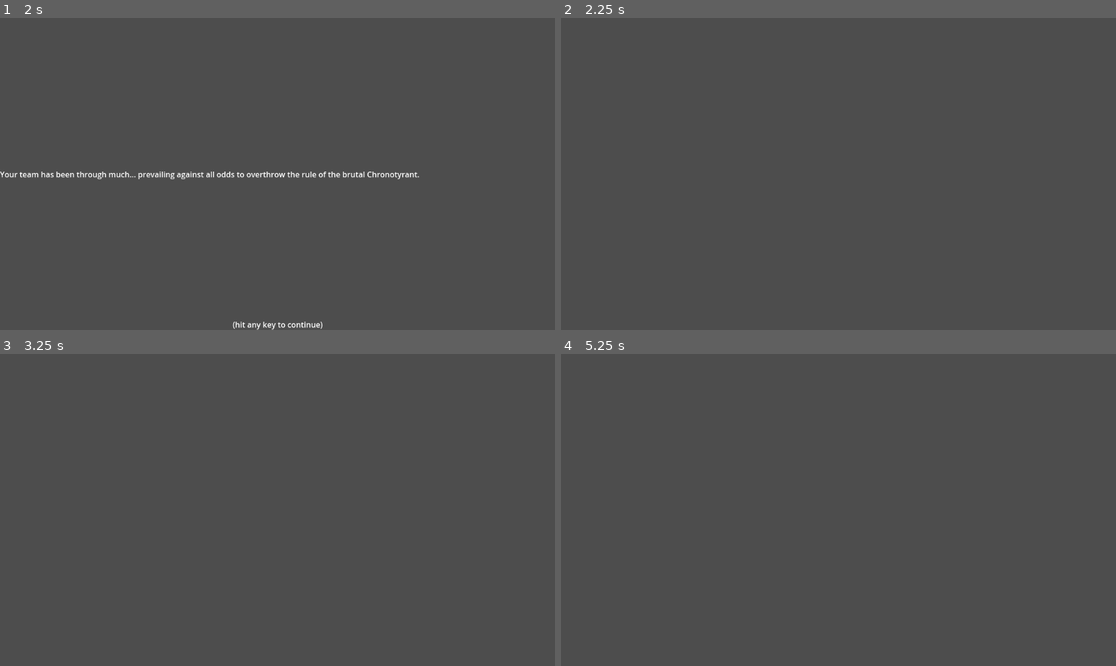
Above: before the commit, frames 1-4 (two rows, left to right).
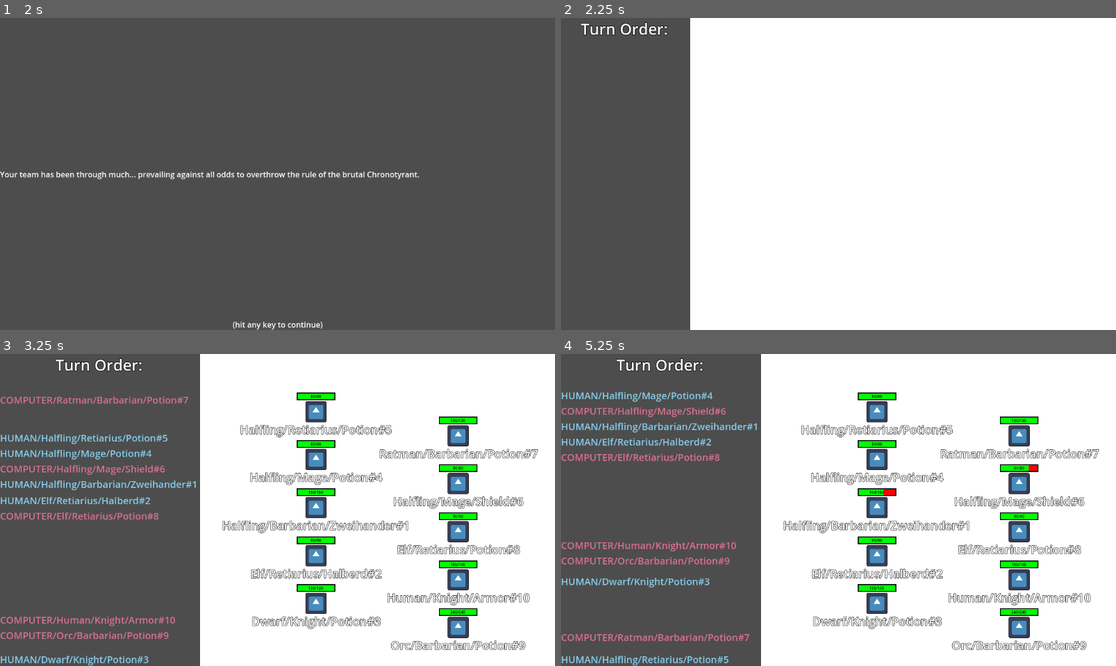
Above: after the commit, the same moments.

Repository: Habidakus/wild-jam-78-erase
Game: Godot game, scene res://Scenes/main.tscn
Two runs of this game, one before a commit and one after it. Both use one fixed random seed, a clock stepped at 60 frames per second and the inputs below. The engine's default icon, where the game draws it, is replaced by a stand-in: a white triangle on a blue panel in a dark square.
Inputs (mouse positions are in pixels of both pictures, inside the frame that each line leads up to):
- Up to frame 1 (2 s): tap Enter at 0.5 s; move the mouse to (399, 158) at 0.52 s; click (399, 158) at 0.67 s; click "Play" at 1.25 s
- Up to frame 2 (2.25 s): tap Enter at 2 s; move the mouse to (727, 189) at 2.02 s; click (727, 189) at 2.17 s
- Up to frame 3 (3.25 s): tap Enter at 2.75 s; move the mouse to (333, 441) at 2.77 s; click (333, 441) at 2.92 s
- Up to frame 4 (5.25 s): tap Space at 3.5 s; move the mouse to (810, 572) at 3.52 s; click (810, 572) at 3.67 s; move the mouse to (1005, 556) at 4.27 s; click (1005, 556) at 4.42 s; tap Enter at 5 s; move the mouse to (672, 463) at 5.02 s; click (672, 463) at 5.17 s

Frame 1 is identical in both runs. In frame 2, 77% of the frame differs, in the area x 3-100%, y 0-100%; in frame 3, 66%; in frame 4, 66%.

Commit message:
Added initial graphics for combat screen

Diff:
--- a/Scenes/main.tscn
+++ b/Scenes/main.tscn
@@ -15,6 +15,11 @@
 outline_size = 16
 outline_color = Color(0.00184107, 0.00184107, 0.00184107, 1)
 
+[sub_resource type="LabelSettings" id="LabelSettings_oxvky"]
+font_size = 32
+outline_size = 4
+outline_color = Color(0, 0, 0, 1)
+
 [node name="Main" type="Control"]
 layout_mode = 3
 anchors_preset = 15
@@ -85,7 +90,6 @@
 text = "Play"
 
 [node name="Game" type="Control" parent="OverStateMachine"]
-visible = false
 layout_mode = 3
 anchors_preset = 15
 anchor_right = 1.0
@@ -110,6 +114,7 @@
 script = ExtResource("5_d37js")
 
 [node name="LoopExposition" type="Control" parent="OverStateMachine/Game/GameStateMachine" node_paths=PackedStringArray("next_state")]
+visible = false
 layout_mode = 3
 anchors_preset = 15
 anchor_right = 1.0
@@ -147,7 +152,6 @@
 text = "(hit any key to continue)"
 
 [node name="Combat" type="Control" parent="OverStateMachine/Game/GameStateMachine"]
-visible = false
 layout_mode = 3
 anchors_preset = 15
 anchor_right = 1.0
@@ -156,6 +160,33 @@
 grow_vertical = 2
 script = ExtResource("7_pp03m")
 
+[node name="HBoxContainer" type="HBoxContainer" parent="OverStateMachine/Game/GameStateMachine/Combat"]
+layout_mode = 1
+anchors_preset = 15
+anchor_right = 1.0
+anchor_bottom = 1.0
+grow_horizontal = 2
+grow_vertical = 2
+
+[node name="VBoxContainer" type="VBoxContainer" parent="OverStateMachine/Game/GameStateMachine/Combat/HBoxContainer"]
+layout_mode = 2
+size_flags_horizontal = 3
+size_flags_stretch_ratio = 0.3
+
+[node name="Label" type="Label" parent="OverStateMachine/Game/GameStateMachine/Combat/HBoxContainer/VBoxContainer"]
+layout_mode = 2
+text = "Turn Order:"
+label_settings = SubResource("LabelSettings_oxvky")
+horizontal_alignment = 1
+
+[node name="TripSheet" type="VBoxContainer" parent="OverStateMachine/Game/GameStateMachine/Combat/HBoxContainer/VBoxContainer"]
+layout_mode = 2
+size_flags_vertical = 3
+
+[node name="Arena" type="ColorRect" parent="OverStateMachine/Game/GameStateMachine/Combat/HBoxContainer"]
+layout_mode = 2
+size_flags_horizontal = 3
+
 [node name="PostCombat" type="Control" parent="OverStateMachine/Game/GameStateMachine"]
 visible = false
 layout_mode = 3
--- a/Scenes/unit.tscn
+++ b/Scenes/unit.tscn
@@ -1,6 +1,6 @@
 [gd_scene load_steps=5 format=3 uid="uid://dvhgivu7rrrf5"]
 
-[ext_resource type="Script" path="res://Scripts/unit.gd" id="1_yojfi"]
+[ext_resource type="Script" path="res://Scripts/unit_graphics.gd" id="1_yojfi"]
 [ext_resource type="Texture2D" uid="uid://yn1j86y4tp3v" path="res://icon.svg" id="2_exdoo"]
 
 [sub_resource type="LabelSettings" id="LabelSettings_jvyq2"]
--- a/Scripts/attack_stats.gd
+++ b/Scripts/attack_stats.gd
@@ -135,25 +135,19 @@
 	else:
 		actor.next_attack += speed_multiple * actor.slowness
 
-	var dmg : float = damage
 	if stun > 0:
 		target.next_attack += damage * stun
-		dmg = (1.0 - stun) * damage
 
 	var new_bleed_ticks : bool = true if bleed_ticks > 0 && bleed_ticks > target.bleeding_ticks else false
+	var dmg : float = target.calculate_damage_from_attack(self)
 
 	if acts_on_allies:
 		target.current_health = min(target.current_health + dmg, target.max_health)
 		if target.bleeding_ticks > 0:
 			target.bleeding_ticks = 0
 	else:
-		if armor_piercing:
-			target.current_health -= dmg
-		elif dmg - target.armor > 1:
-			target.current_health -= (dmg - target.armor)
-		else:
-			# Armor blocked bleeding ticks
-			target.current_health -= 1
+		target.current_health -= dmg
+		if dmg <= 1:
 			new_bleed_ticks = false
 		if new_bleed_ticks:
 			target.bleeding_ticks = bleed_ticks
--- a/Scripts/game.gd
+++ b/Scripts/game.gd
@@ -166,19 +166,108 @@
 				computer_count += 1
 	return human_count == 0 || computer_count == 0
 
+var trip_sheet_labels : Dictionary # <unit id, label>
+func ready_trip_sheet() -> void:
+	if trip_sheet_labels.is_empty():
+		return
+
+	for unitID : int in trip_sheet_labels.keys():
+		(trip_sheet_labels[unitID] as Label).queue_free()
+	trip_sheet_labels.clear()
+
+func update_trip_sheet() -> void:
+	var trip_sheet : VBoxContainer = find_child("TripSheet") as VBoxContainer
+	var sort_order : Array
+	for unit : UnitStats in game_state.units:
+		if !trip_sheet_labels.has(unit.id):
+			var label : Label = Label.new()
+			label.label_settings = LabelSettings.new()
+			label.label_settings.font_color = Color.SKY_BLUE if unit.side == UnitStats.Side.HUMAN else Color.PALE_VIOLET_RED
+			label.label_settings.font_size = 20
+			label.vertical_alignment = VERTICAL_ALIGNMENT_BOTTOM
+			label.size_flags_vertical = Control.SIZE_EXPAND_FILL
+			label.size_flags_stretch_ratio = 2
+			label.text = unit.unit_name
+			trip_sheet_labels[unit.id] = label
+		var unit_label : Label = trip_sheet_labels[unit.id]
+		if trip_sheet.get_children().has(unit_label):
+			trip_sheet.remove_child(unit_label)
+		if !unit.is_alive():
+			unit_label.hide()
+		else:
+			sort_order.append([unit.next_attack, unit.id])
+	if sort_order.is_empty():
+		return
+	sort_order.sort_custom(func(a, b) : return a[0] < b[0])
+	var start_time : float = sort_order[0][0]
+	var prev_time : float = start_time - 1.0
+	for entry in sort_order:
+		var label : Label = trip_sheet_labels[entry[1]]
+		#var unit : UnitStats = game_state.get_unit_by_id(entry[1])
+		label.size_flags_stretch_ratio = entry[0] - prev_time
+		prev_time = entry[0]
+		trip_sheet.add_child(label)
+
+var battle_space_figures : Dictionary # <unit id, UnitGraphics>
+func ready_battle_space() -> void:
+	if battle_space_figures.is_empty():
+		return
+
+	for unitID : int in battle_space_figures.keys():
+		(battle_space_figures[unitID] as UnitGraphics).queue_free()
+	battle_space_figures.clear()
+
+func update_battle_space() -> void:
+	var arena : ColorRect = find_child("Arena") as ColorRect
+	var hero_count : int = 1
+	var foe_count : int = 1
+	for unit : UnitStats in game_state.units:
+		if !battle_space_figures.has(unit.id):
+			var unit_graphics : UnitGraphics = UnitGraphics.create()
+			var unit_name : String = unit.unit_name
+			if unit_name.begins_with("HUMAN/"):
+				unit_name = unit_name.substr(6)
+			elif unit_name.begins_with("COMPUTER/"):
+				unit_name = unit_name.substr(9)
+			unit_graphics.set_unit_name(unit_name)
+			battle_space_figures[unit.id] = unit_graphics
+			arena.add_child(unit_graphics)
+			var column_width : float = arena.size.x / 3.0
+			var row_height : float = arena.size.y / ((game_state.units.size() / 2.0) + 1.5)
+			unit_graphics.position.x = column_width if unit.side == UnitStats.Side.HUMAN else column_width * 2
+			if unit.side == UnitStats.Side.HUMAN:
+				unit_graphics.position.y = hero_count * row_height
+				hero_count += 1
+			else:
+				unit_graphics.position.y = (foe_count + 0.5) * row_height
+				foe_count += 1
+	for unit : UnitStats in game_state.units:
+		var unit_graphics : UnitGraphics = battle_space_figures[unit.id]
+		unit_graphics.set_health(unit.current_health, unit.max_health)
+
+func setup_game_state() -> void:
+	assert(game_state == null)
+	var units : Array[UnitStats]
+	units.append_array(heroes)
+	units.append_array(foes)
+	var side_to_go_next : UnitStats.Side = UnitStats.select_lowest(units, func(a : UnitStats) : return a.get_time_until_action()).side
+	var who_just_went : UnitStats.Side = UnitStats.get_other_side(side_to_go_next)
+	var cgs : EGameState.CalculusGetScore = hero_cgs if who_just_went == UnitStats.Side.HUMAN else foe_cgs
+	var cds : EGameState.CalculusDiffScore = hero_cds if who_just_went == UnitStats.Side.HUMAN else foe_cds
+	game_state = EGameState.create(who_just_went, units, cgs, cds)
+
 var round_count : int = 0
 func run_one_turn() -> void:
 	const depth : int = 8
 	if game_state == null:
+		ready_trip_sheet()
+		ready_battle_space()
 		round_count = 0
-		var units : Array[UnitStats]
-		units.append_array(heroes)
-		units.append_array(foes)
-		var side_to_go_next : UnitStats.Side = UnitStats.select_lowest(units, func(a : UnitStats) : return a.get_time_until_action()).side
-		var who_just_went : UnitStats.Side = UnitStats.get_other_side(side_to_go_next)
-		var cgs : EGameState.CalculusGetScore = hero_cgs if who_just_went == UnitStats.Side.HUMAN else foe_cgs
-		var cds : EGameState.CalculusDiffScore = hero_cds if who_just_went == UnitStats.Side.HUMAN else foe_cds
-		game_state = EGameState.create(who_just_went, units, cgs, cds)
+		setup_game_state()
+		update_trip_sheet()
+		update_battle_space()
+		return
+
 	var best_action = calc.get_best_action(game_state, depth) as EAction
 	#if best_action.attack != null:
 		#print(str(best_action))
@@ -194,4 +283,6 @@
 				#print("Wrote to " + fileAccess.get_path_absolute())
 				#pass
 	game_state = best_action.resulting_state
+	update_trip_sheet()
+	update_battle_space()
 	round_count += 1
--- a/Scripts/gamestate_combat.gd
+++ b/Scripts/gamestate_combat.gd
@@ -1,6 +1,8 @@
 class_name Combat extends StateMachineState
 
 var game : Game = null
+const rest : float = 1.0
+var cooldown : float = rest
 
 func init(_game : Game) -> void:
 	game = _game
@@ -10,7 +12,13 @@
 	game.initialize_foes()
 
 func _process(_delta: float) -> void:
+	if cooldown > 0:
+		cooldown -= _delta
+		return
+
+	cooldown = rest
 	if game.is_fight_finished():
 		our_state_machine.switch_state("PostCombat")
-	else:
-		game.run_one_turn()
+		return
+
+	game.run_one_turn()
--- a/Scripts/unit.gd
+++ /dev/null
@@ -1,18 +0,0 @@
-extends Control
-
-var max_health_width : float
-
-# Called when the node enters the scene tree for the first time.
-func _ready() -> void:
-	max_health_width = (find_child("Blood Background") as ColorRect).size.x
-
-func set_unit_name(n : String) -> void:
-	(find_child("Name") as Label).text = n
-
-func set_health(current : float, max : float) -> void:
-	(find_child("Health") as ColorRect).size.x = max_health_width * current / max
-	(find_child("HealthText") as Label).text = str(max(1,round(current))) + "/" + str(round(max))
-
-# Called every frame. 'delta' is the elapsed time since the previous frame.
-func _process(delta: float) -> void:
-	pass
--- /dev/null
+++ b/Scripts/unit_graphics.gd
@@ -0,0 +1,19 @@
+class_name UnitGraphics extends Control
+
+var max_health_width : float
+const our_scene : Resource = preload("res://Scenes/unit.tscn")
+
+static func create() -> UnitGraphics:
+	var ret_val : UnitGraphics = our_scene.instantiate()
+	return ret_val
+
+# Called when the node enters the scene tree for the first time.
+func _ready() -> void:
+	max_health_width = (find_child("Blood Background") as ColorRect).size.x
+
+func set_unit_name(n : String) -> void:
+	(find_child("Name") as Label).text = n
+
+func set_health(current : float, max_health : float) -> void:
+	(find_child("Health") as ColorRect).size.x = max_health_width * current / max_health
+	(find_child("HealthText") as Label).text = str(max(1,round(current))) + "/" + str(round(max_health))
--- a/Scripts/unit_mod.gd
+++ b/Scripts/unit_mod.gd
@@ -34,7 +34,7 @@
 static var s_species_human : UnitMod = create("Human").set_attack(s_short_sword_attack)
 static var s_species_dwarf : UnitMod = create("Dwarf").add_health(35).add_armor(10).add_slowness(2)
 static var s_species_elf : UnitMod = create("Elf").add_slowness(-1.5).add_health(-10)
-static var s_species_halfling : UnitMod = create("Halfling").set_attack(s_sling_attack).add_health(-20).add_slowness(-0.5)
+static var s_species_halfling : UnitMod = create("Halfling").set_attack(s_sling_attack).add_health(-20).add_slowness(-2)
 static var s_species_orc : UnitMod = create("Orc").add_health(70).add_slowness(2.25)
 static var s_species_ratman : UnitMod = create("Ratman").add_health(-40).add_slowness(-3.25)
 
@@ -58,7 +58,7 @@
 static var s_attack_longsword : AttackStats = AttackStats.create("Longsword", AttackStats.AttackTarget.CLOSEST_TO_DEATH).adjust_speed(1.1)
 static var s_attack_backstab : AttackStats = AttackStats.create("Dagger", AttackStats.AttackTarget.MOST_VULNERABLE).adjust_speed(0.9).adjust_damage(0.9)
 static var s_attack_magic_missile : AttackStats = AttackStats.create("Zzzap", AttackStats.AttackTarget.ANY).adjust_damage(0.935).adjust_speed(0.95)
-static var s_attack_smash : AttackStats = AttackStats.create("Smash", AttackStats.AttackTarget.FARTHEST_FROM_DEATH).adjust_damage(1.6).adjust_speed(1.25)
+static var s_attack_smash : AttackStats = AttackStats.create("Smash", AttackStats.AttackTarget.FARTHEST_FROM_DEATH).adjust_damage(1.55).adjust_speed(1.25)
 static var s_attack_heal : AttackStats = AttackStats.create("Heal", AttackStats.AttackTarget.CLOSEST_TO_DEATH).adjust_damage(1.25).set_on_allies().tires(1.1)
 static var s_attack_net : AttackStats = AttackStats.create("Net", AttackStats.AttackTarget.REAR_MOST).set_stun(0.95).adjust_damage(1)
 static var s_attack_blood_curse : AttackStats = AttackStats.create("Blood Curse", AttackStats.AttackTarget.FRONT_MOST).set_bleed(5)
@@ -66,7 +66,7 @@
 static var s_occupation_knight : UnitMod = create("Knight").set_attack(s_attack_longsword).add_armor(7.5).add_slowness(1)
 static var s_occupation_assassin : UnitMod = create("Assassin").set_attack(s_attack_backstab).add_slowness(-1)
 static var s_occupation_mage : UnitMod = create("Mage").set_attack(s_attack_magic_missile)
-static var s_occupation_barbarian : UnitMod = create("Barbarian").set_attack(s_attack_smash).add_health(75)
+static var s_occupation_barbarian : UnitMod = create("Barbarian").set_attack(s_attack_smash).add_health(70)
 static var s_occupation_cleric : UnitMod = create("Cleric").set_attack(s_attack_heal).add_armor(5)
 static var s_occupation_retiarius : UnitMod = create("Retiarius").set_attack(s_attack_net)
 static var s_occupation_warlock : UnitMod = create("Warlock").set_attack(s_attack_blood_curse)
@@ -96,7 +96,7 @@
 static var s_attack_shield : AttackStats = AttackStats.create("Shield Bash", AttackStats.AttackTarget.FRONT_MOST).adjust_damage(0.35).set_stun(0.5)
 
 static var s_equipment_shield : UnitMod = create("Shield").add_armor(5).set_attack(s_attack_shield)
-static var s_equipment_armor : UnitMod = create("Armor").add_armor(22.5).add_slowness(2)
+static var s_equipment_armor : UnitMod = create("Armor").add_armor(22.5).add_slowness(1)
 static var s_equipment_halberd : UnitMod = create("Halberd").set_attack(s_attack_halberd)
 static var s_equipment_potion : UnitMod = create("Potion").set_attack(s_attack_potion)
 static var s_equipment_zweihander : UnitMod = create("Zweihander").set_attack(s_attack_zweihander)
--- a/Scripts/unit_stats.gd
+++ b/Scripts/unit_stats.gd
@@ -212,4 +212,17 @@
 	return next_attack
 
 func calculate_damage_from_attack(attack : AttackStats) -> float:
-	return attack.damage
+	var ret_val : float = attack.damage
+	if attack.stun > 0:
+		ret_val *= (1.0 - attack.stun)
+	if attack.acts_on_allies:
+		ret_val = min(max_health - current_health, ret_val)
+	else:
+		if !attack.armor_piercing:
+			ret_val -= armor
+			if ret_val < 1:
+				ret_val = 1
+	if ret_val < 0:
+		ret_val = 0
+
+	return ret_val
Not shown: 1 places in Scenes/main.tscn that only renumber resources
